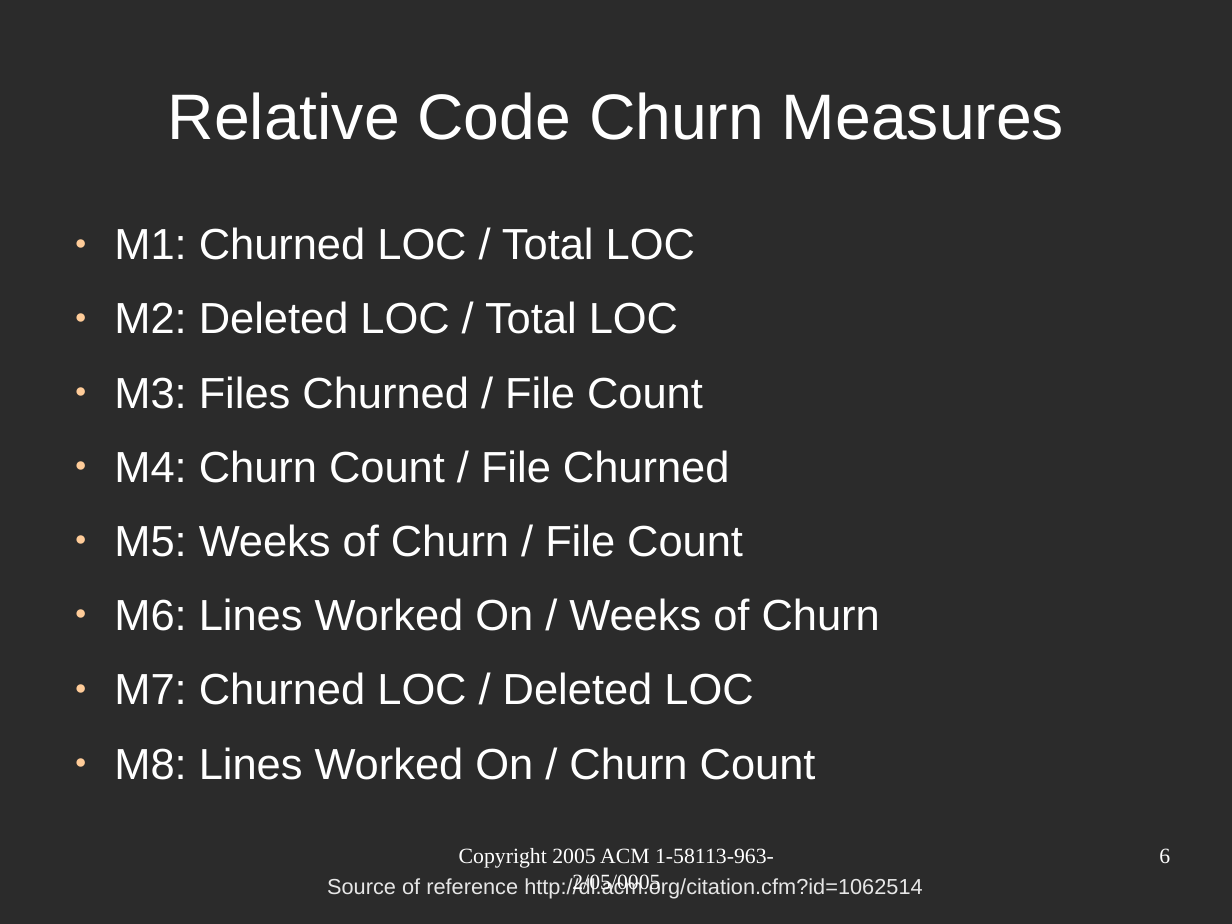
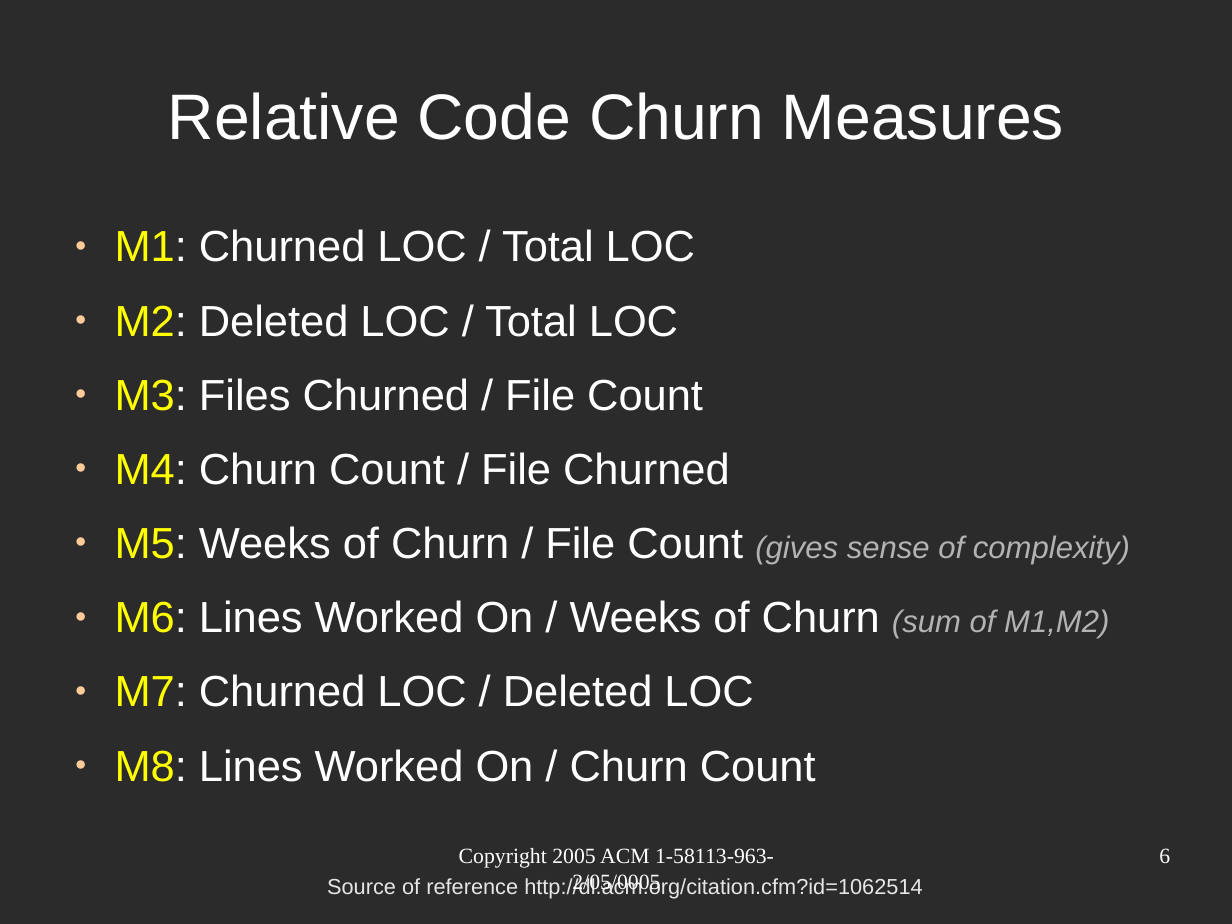
Before and after one commit to tajmilur-rahman/SOEN691D, a slide deck: slide 6 of presentation/Nagappan2005.odp. Drawn at 1232x924 pixels with LibreOffice and Linux fonts; fonts in the diff are those of the drawing; background and template pictures are left out; a plain dark background stands for a picture behind light text. Boxes give left, top, right and bottom in pixels: in the first picture for what was removed or moved away, otherwise in the second. Text is boxed around its words. In the diff, an @@ line names an element or a change of style, - is before the commit and + after.

```diff
--- a/presentation/Nagappan2005.odp
+++ b/presentation/Nagappan2005.odp
@@ text at (115,229,816,782): text colour #FFFFFF to #FFFF00 in "M1:", "M2:", "M3:", "M4:" and 2 more places @@
@@ text at (115,526,1130,639): text changed @@
-● M5: Weeks of Churn / File Count
-● M6: Lines Worked On / Weeks of Churn
+● M5: Weeks of Churn / File Count (gives sense of complexity)
+● M6: Lines Worked On / Weeks of Churn (sum of M1,M2)
```
Also in this commit, not shown: 4 other slides changed, 40 other files.
